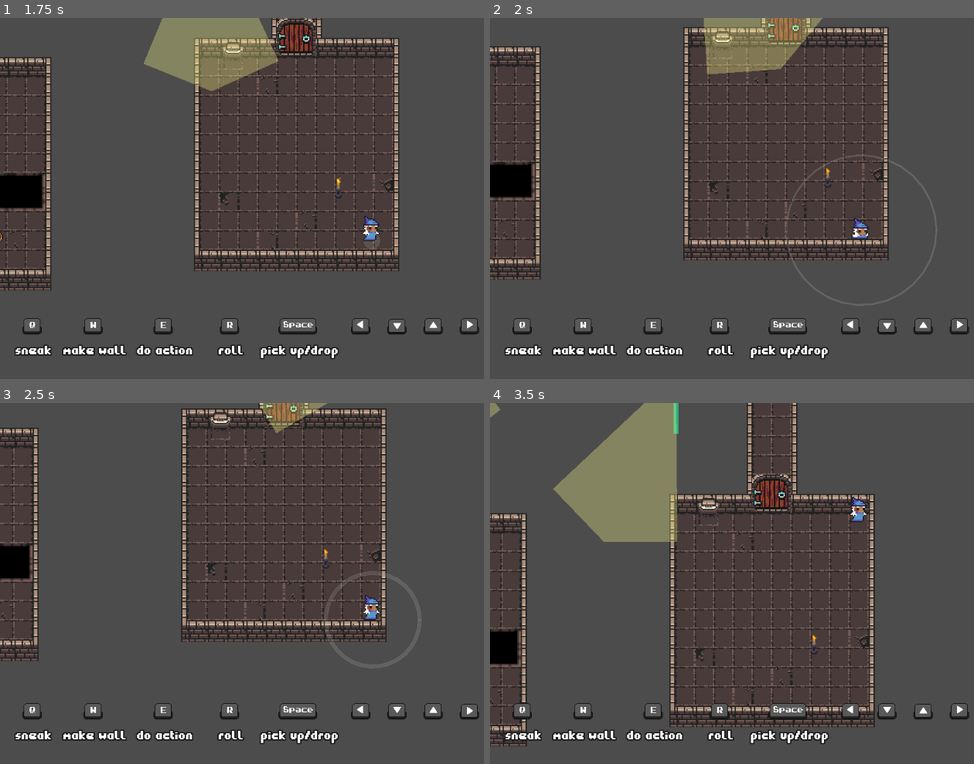
Above: before the commit, frames 1-4 (two rows, left to right).
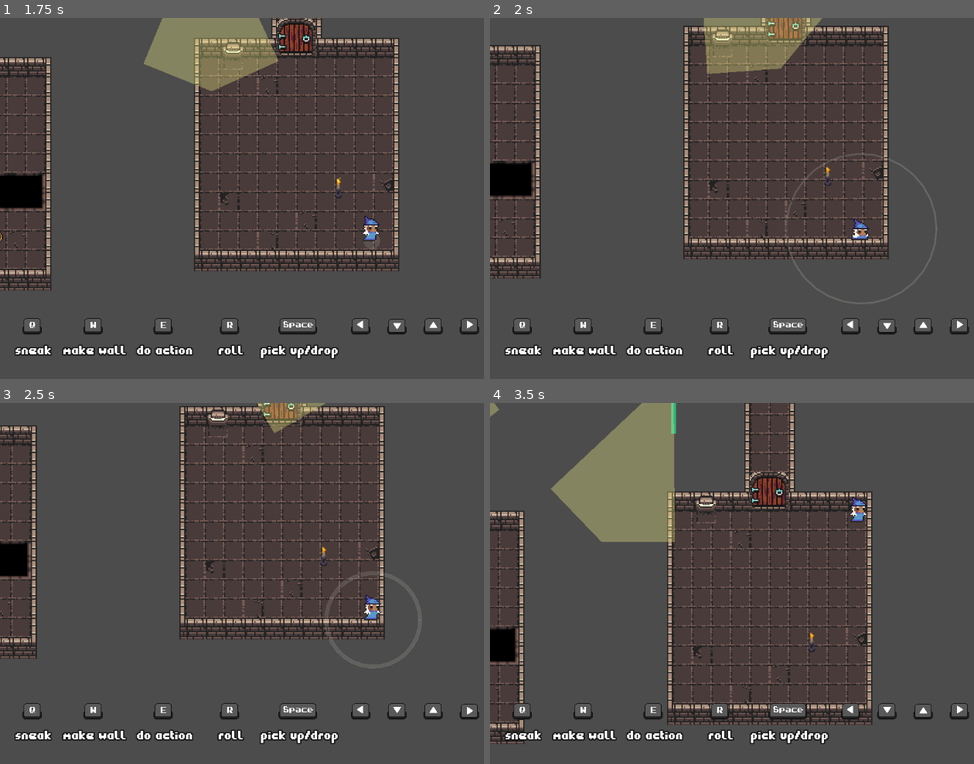
Above: after the commit, the same moments.

Repository: BadInheritance/ld46_souls_afire
Game: Godot game, scene res://scenes/Main.tscn
The game is run twice, just before and just after one commit, with the same random seed, the same clock (stepped at 60 frames per second) and the same inputs.
Inputs:
- Up to frame 1 (1.75 s): hold Right (player_right) 0.53-1.28 s; tap E (player_action) at 0.6 s; hold Down (player_down) from 1.28 s (still down); tap W (player_create_wall) at 1.35 s
- Up to frame 2 (2 s): keep holding Down (player_down)
- Up to frame 3 (2.5 s): release Down (player_down) at 2.03 s; hold Right (player_right) from 2.03 s (still down); tap Space (player_pickup_toggle) at 2.1 s
- Up to frame 4 (3.5 s): release Right (player_right) at 2.78 s; hold Up (player_up) from 2.78 s (still down); tap R (player_roll) at 2.85 s

Frame 1 is identical in both runs. In frame 2, 8.2% of the frame differs, in the area x 0-93%, y 0-80%; in frame 3, 13%; in frame 4, 14%, in the area x 0-80%, y 0-96%.

Commit message:
fix tileset

Diff:
--- a/scenes/level0.tscn
+++ b/scenes/level0.tscn
@@ -125,5 +125,8 @@
 [node name="enemy" parent="Navigation2D" instance=ExtResource( 3 )]
 position = Vector2( -70.6627, -227.877 )
 
+[node name="holetile1_3" parent="Navigation2D" instance=ExtResource( 10 )]
+position = Vector2( -343.851, -281.096 )
+
 [node name="LevelParams" parent="." instance=ExtResource( 2 )]
 candleTime = 90
--- a/tilemap/main_tilemap.tres
+++ b/tilemap/main_tilemap.tres
@@ -35,15 +35,27 @@
 vertices = PoolVector2Array( 0, 0, 16, 0, 16, 16, 0, 16 )
 polygons = [ PoolIntArray( 0, 1, 2, 3 ) ]
 
+[sub_resource type="OccluderPolygon2D" id=44]
+polygon = PoolVector2Array( 16, 16, 0, 16, 0, 0, 16, 0 )
+
 [sub_resource type="ConvexPolygonShape2D" id=3]
 points = PoolVector2Array( 16, 16, 0, 16, 0, 0, 16, 0 )
 
+[sub_resource type="OccluderPolygon2D" id=45]
+polygon = PoolVector2Array( 16, 16, 0, 16, 0, 12, 16, 12 )
+
 [sub_resource type="ConvexPolygonShape2D" id=4]
 points = PoolVector2Array( 16, 16, 0, 16, 0, 0, 16, 0 )
 
+[sub_resource type="OccluderPolygon2D" id=46]
+polygon = PoolVector2Array( 16, 16, 0, 16, 0, 12, 16, 12 )
+
 [sub_resource type="ConvexPolygonShape2D" id=5]
 points = PoolVector2Array( 16, 16, 0, 16, 0, 0, 16, 0 )
 
+[sub_resource type="OccluderPolygon2D" id=47]
+polygon = PoolVector2Array( 16, 16, 0, 16, 0, 0, 16, 0 )
+
 [sub_resource type="ConvexPolygonShape2D" id=6]
 points = PoolVector2Array( 16, 16, 0, 16, 0, 0, 16, 0 )
 
@@ -53,36 +65,63 @@
 [sub_resource type="ConvexPolygonShape2D" id=8]
 points = PoolVector2Array( 16, 32, 0, 32, 0, 16, 16, 16 )
 
+[sub_resource type="OccluderPolygon2D" id=37]
+polygon = PoolVector2Array( 17, 18, 0, 18, 0, 2, 17, 2 )
+
 [sub_resource type="ConvexPolygonShape2D" id=9]
-points = PoolVector2Array( 17, 18, 3.8147e-06, 18, 3.8147e-06, 0, 17, 0 )
+points = PoolVector2Array( 17, 18, 0, 18, 0, 2, 17, 2 )
+
+[sub_resource type="OccluderPolygon2D" id=33]
+polygon = PoolVector2Array( 18, 16, 2, 16, 2, 0, 18, 0 )
 
 [sub_resource type="ConvexPolygonShape2D" id=10]
-points = PoolVector2Array( 0, 0, 18, 0, 18, 18, 0, 18 )
+points = PoolVector2Array( 2, 0, 18, 0, 18, 16, 2, 16 )
 
 [sub_resource type="NavigationPolygon" id=11]
 vertices = PoolVector2Array( 0, 0, 16, 0, 16, 16, 0, 16 )
 polygons = [ PoolIntArray( 0, 1, 2, 3 ) ]
 
+[sub_resource type="OccluderPolygon2D" id=34]
+polygon = PoolVector2Array( 14, 16, 0, 16, 0, 0, 14, 0 )
+
 [sub_resource type="ConvexPolygonShape2D" id=12]
-points = PoolVector2Array( 15, 15, 0, 15, 0, 0, 15, 0 )
+points = PoolVector2Array( 14, 16, 0, 16, 0, 0, 14, 0 )
+
+[sub_resource type="OccluderPolygon2D" id=35]
+polygon = PoolVector2Array( 0, 18, 14, 18, 14, 0, 0, 0 )
 
 [sub_resource type="ConvexPolygonShape2D" id=13]
-points = PoolVector2Array( 16, 18, 0, 18, 0, 0, 16, 0 )
+points = PoolVector2Array( 14, 18, 0, 18, 0, 0, 14, 0 )
+
+[sub_resource type="OccluderPolygon2D" id=36]
+polygon = PoolVector2Array( 16, 18, 2, 18, 2, 0, 16, 0 )
 
 [sub_resource type="ConvexPolygonShape2D" id=14]
-points = PoolVector2Array( 16, 18, 0, 18, 0, 0, 16, 0 )
+points = PoolVector2Array( 16, 18, 2, 18, 2, 0, 16, 0 )
+
+[sub_resource type="OccluderPolygon2D" id=38]
+polygon = PoolVector2Array( 10, 18, 14, 18, 14, 0, 10, 0 )
 
 [sub_resource type="ConvexPolygonShape2D" id=15]
-points = PoolVector2Array( 16, 18, 0, 18, 0, 0, 16, 0 )
+points = PoolVector2Array( 14, 18, 0, 18, 0, 0, 14, 0 )
+
+[sub_resource type="OccluderPolygon2D" id=39]
+polygon = PoolVector2Array( 6, 18, 2, 18, 2, 0, 6, 0 )
 
 [sub_resource type="ConvexPolygonShape2D" id=16]
-points = PoolVector2Array( 16, 18, 0, 18, 0, 0, 16, 0 )
+points = PoolVector2Array( 16, 18, 2, 18, 2, 0, 16, 0 )
+
+[sub_resource type="OccluderPolygon2D" id=40]
+polygon = PoolVector2Array( 10, 16, 14, 16, 14, 0, 10, 0 )
 
 [sub_resource type="ConvexPolygonShape2D" id=17]
-points = PoolVector2Array( 16, 16, 0, 16, 0, 0, 16, 0 )
+points = PoolVector2Array( 14, 16, 0, 16, 0, 0, 14, 0 )
+
+[sub_resource type="OccluderPolygon2D" id=41]
+polygon = PoolVector2Array( 6, 16, 2, 16, 2, 0, 6, 0 )
 
 [sub_resource type="ConvexPolygonShape2D" id=18]
-points = PoolVector2Array( 16, 16, 0, 16, 0, 0, 16, 0 )
+points = PoolVector2Array( 16, 16, 2, 16, 2, 0, 16, 0 )
 
 [sub_resource type="ConvexPolygonShape2D" id=19]
 points = PoolVector2Array( 16, 16, 0, 16, 0, 0, 16, 0 )
@@ -98,6 +137,9 @@
 vertices = PoolVector2Array( 0, 16, 12, 16, 12, 0, 0, 0 )
 polygons = [ PoolIntArray( 0, 1, 2, 3 ) ]
 
+[sub_resource type="OccluderPolygon2D" id=42]
+polygon = PoolVector2Array( 16, 16, 12, 16, 12, 0, 16, 0 )
+
 [sub_resource type="ConvexPolygonShape2D" id=23]
 points = PoolVector2Array( 16, 16, 12, 16, 12, 0, 16, 0 )
 
@@ -108,6 +150,9 @@
 [sub_resource type="NavigationPolygon" id=25]
 vertices = PoolVector2Array( 16, 16, 4, 16, 4, 0, 16, 0 )
 polygons = [ PoolIntArray( 0, 1, 2, 3 ) ]
+
+[sub_resource type="OccluderPolygon2D" id=43]
+polygon = PoolVector2Array( 0, 16, 4, 16, 4, 0, 0, 0 )
 
 [sub_resource type="ConvexPolygonShape2D" id=26]
 points = PoolVector2Array( 4, 16, 0, 16, 0, 0, 4, 0 )
@@ -303,6 +348,7 @@
 10/region = Rect2( 0, 0, 16, 16 )
 10/tile_mode = 0
 10/occluder_offset = Vector2( 0, 0 )
+10/occluder = SubResource( 44 )
 10/navigation_offset = Vector2( 0, 0 )
 10/shape_offset = Vector2( 0, 0 )
 10/shape_transform = Transform2D( 1, 0, 0, 1, 0, 0 )
@@ -324,6 +370,7 @@
 11/region = Rect2( 0, 0, 16, 16 )
 11/tile_mode = 0
 11/occluder_offset = Vector2( 0, 0 )
+11/occluder = SubResource( 45 )
 11/navigation_offset = Vector2( 0, 0 )
 11/shape_offset = Vector2( 0, 0 )
 11/shape_transform = Transform2D( 1, 0, 0, 1, 0, 0 )
@@ -345,6 +392,7 @@
 12/region = Rect2( 0, 0, 16, 16 )
 12/tile_mode = 0
 12/occluder_offset = Vector2( 0, 0 )
+12/occluder = SubResource( 46 )
 12/navigation_offset = Vector2( 0, 0 )
 12/shape_offset = Vector2( 0, 0 )
 12/shape_transform = Transform2D( 1, 0, 0, 1, 0, 0 )
@@ -366,6 +414,7 @@
 13/region = Rect2( 0, 0, 16, 16 )
 13/tile_mode = 0
 13/occluder_offset = Vector2( 0, 0 )
+13/occluder = SubResource( 47 )
 13/navigation_offset = Vector2( 0, 0 )
 13/shape_offset = Vector2( 0, 0 )
 13/shape_transform = Transform2D( 1, 0, 0, 1, 0, 0 )
@@ -457,6 +506,7 @@
 18/region = Rect2( 48, 12, 17, 18 )
 18/tile_mode = 0
 18/occluder_offset = Vector2( 0, 0 )
+18/occluder = SubResource( 37 )
 18/navigation_offset = Vector2( 0, 0 )
 18/shape_offset = Vector2( 0, 0 )
 18/shape_transform = Transform2D( 1, 0, 0, 1, 0, 0 )
@@ -475,9 +525,10 @@
 19/texture = ExtResource( 12 )
 19/tex_offset = Vector2( 0, 0 )
 19/modulate = Color( 1, 1, 1, 1 )
-19/region = Rect2( 0, 0, 18, 18 )
+19/region = Rect2( 0, 0, 18, 16 )
 19/tile_mode = 0
 19/occluder_offset = Vector2( 0, 0 )
+19/occluder = SubResource( 33 )
 19/navigation_offset = Vector2( 0, 0 )
 19/shape_offset = Vector2( 0, 0 )
 19/shape_transform = Transform2D( 1, 0, 0, 1, 0, 0 )
@@ -499,6 +550,7 @@
 20/region = Rect2( 0, 0, 16, 16 )
 20/tile_mode = 0
 20/occluder_offset = Vector2( 0, 0 )
+20/occluder = SubResource( 34 )
 20/navigation_offset = Vector2( 0, 0 )
 20/shape_offset = Vector2( 0, 0 )
 20/shape_transform = Transform2D( 1, 0, 0, 1, 0, 0 )
@@ -520,6 +572,7 @@
 21/region = Rect2( 64, 140, 16, 18 )
 21/tile_mode = 0
 21/occluder_offset = Vector2( 0, 0 )
+21/occluder = SubResource( 35 )
 21/navigation_offset = Vector2( 0, 0 )
 21/shape_offset = Vector2( 0, 0 )
 21/shape_transform = Transform2D( 1, 0, 0, 1, 0, 0 )
@@ -541,6 +594,7 @@
 22/region = Rect2( 80, 140, 16, 18 )
 22/tile_mode = 0
 22/occluder_offset = Vector2( 0, 0 )
+22/occluder = SubResource( 36 )
 22/navigation_offset = Vector2( 0, 0 )
 22/shape_offset = Vector2( 0, 0 )
 22/shape_transform = Transform2D( 1, 0, 0, 1, 0, 0 )
@@ -562,6 +616,7 @@
 23/region = Rect2( 0, 140, 16, 18 )
 23/tile_mode = 0
 23/occluder_offset = Vector2( 0, 0 )
+23/occluder = SubResource( 38 )
 23/navigation_offset = Vector2( 0, 0 )
 23/shape_offset = Vector2( 0, 0 )
 23/shape_transform = Transform2D( 1, 0, 0, 1, 0, 0 )
@@ -583,6 +638,7 @@
 24/region = Rect2( 16, 140, 16, 18 )
 24/tile_mode = 0
 24/occluder_offset = Vector2( 0, 0 )
+24/occluder = SubResource( 39 )
 24/navigation_offset = Vector2( 0, 0 )
 24/shape_offset = Vector2( 0, 0 )
 24/shape_transform = Transform2D( 1, 0, 0, 1, 0, 0 )
@@ -604,6 +660,7 @@
 25/region = Rect2( 0, 124, 16, 16 )
 25/tile_mode = 0
 25/occluder_offset = Vector2( 0, 0 )
+25/occluder = SubResource( 40 )
 25/navigation_offset = Vector2( 0, 0 )
 25/shape_offset = Vector2( 0, 0 )
 25/shape_transform = Transform2D( 1, 0, 0, 1, 0, 0 )
@@ -625,6 +682,7 @@
 26/region = Rect2( 16, 124, 16, 16 )
 26/tile_mode = 0
 26/occluder_offset = Vector2( 0, 0 )
+26/occluder = SubResource( 41 )
 26/navigation_offset = Vector2( 0, 0 )
 26/shape_offset = Vector2( 0, 0 )
 26/shape_transform = Transform2D( 1, 0, 0, 1, 0, 0 )
@@ -828,6 +886,7 @@
 39/region = Rect2( 0, 0, 16, 16 )
 39/tile_mode = 0
 39/occluder_offset = Vector2( 0, 0 )
+39/occluder = SubResource( 42 )
 39/navigation_offset = Vector2( 0, 0 )
 39/navigation = SubResource( 22 )
 39/shape_offset = Vector2( 0, 0 )
@@ -850,6 +909,7 @@
 40/region = Rect2( 0, 0, 16, 16 )
 40/tile_mode = 0
 40/occluder_offset = Vector2( 0, 0 )
+40/occluder = SubResource( 43 )
 40/navigation_offset = Vector2( 0, 0 )
 40/navigation = SubResource( 25 )
 40/shape_offset = Vector2( 0, 0 )
Not shown: 1 places in tilemap/main_tilemap.tres that only renumber resources
